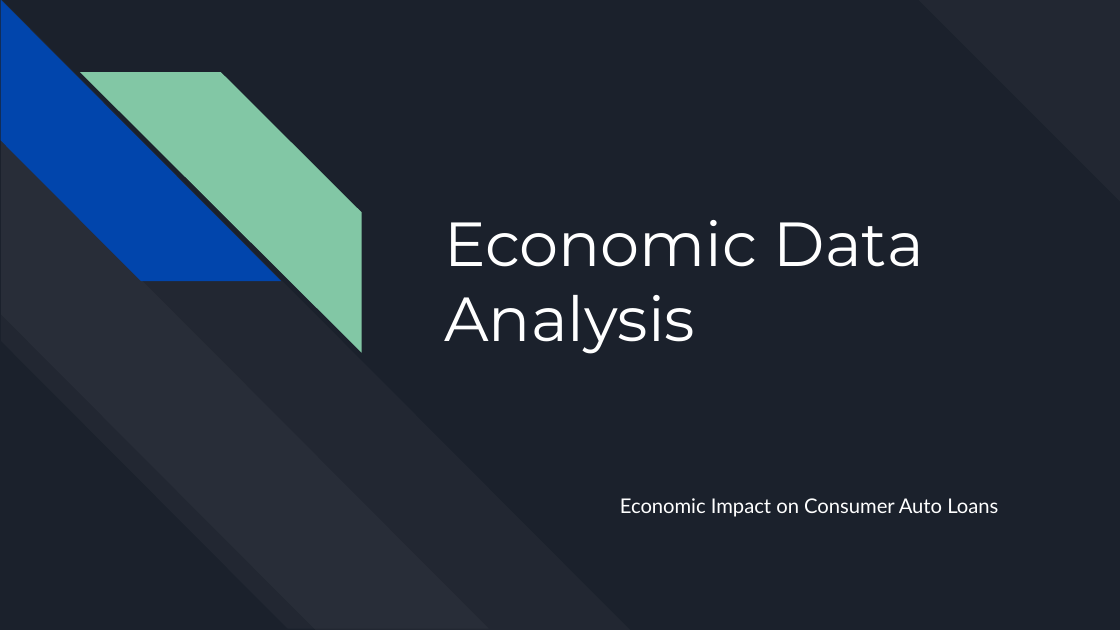
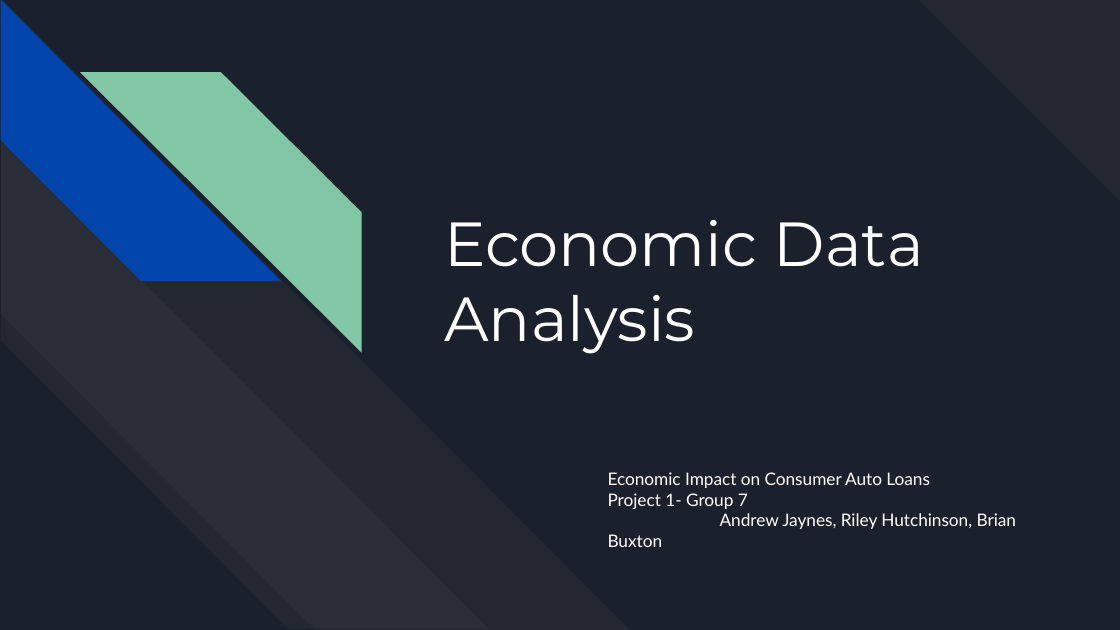
Before and after one commit to AndrewJ79/dc_project_1, a slide deck: slide 1 of Project_1_Slides/Economic Data Analysis Project 1.pptx. Drawn at 1120x630 pixels with LibreOffice and Linux fonts; fonts in the diff are those of the drawing. Boxes give left, top, right and bottom in pixels: in the first picture for what was removed or moved away, otherwise in the second. Text is boxed around its words. In the diff, an @@ line names an element or a change of style, - is before the commit and + after.

```diff
--- a/Project_1_Slides/Economic Data Analysis Project 1.pptx
+++ b/Project_1_Slides/Economic Data Analysis Project 1.pptx
@@ subtitle "Economic Impact on Consumer Auto ...": place and size @@
-subtitle "Economic Impact on Consumer Auto ..." at box(620, 498, 998, 517)
+subtitle "Economic Impact on Consumer Auto ..." at box(608, 472, 1016, 547)
@@ subtitle at box(608, 472, 930, 488): size 13 to 11.1 pt in "Economic Impact on Consumer Auto Loans" @@
@@ subtitle at box(608, 493, 1016, 547): paragraphs added @@
+Project 1- Group 7
+Andrew Jaynes, Riley Hutchinson, Brian Buxton
```
Also in this commit, not shown: 2 other slides changed.
